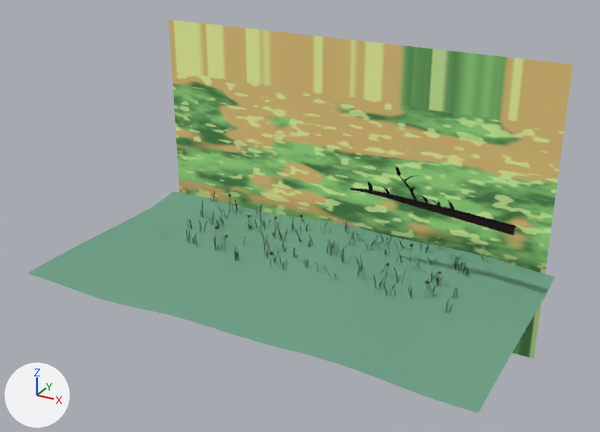
One commit to the glTF model models/habitat-aviary.glb: the scene before it, then after it.
Both versions are drawn from a camera (50 mm lens) standing at (3.75, -6.84, 3.98) and looking at (0.07, -0.15, 0.64). The lights are fixed; the arrows at lower left show +X, +Y and +Z. The picture after the commit comes second. Where no turn or scale is listed for an object, it has been applied to the vertices. Vertices at exactly the same position are counted once.

Names of what the first picture shows: 'Backdrop', 'Branch', 'Grass4', 'Meadow' and 4 more.
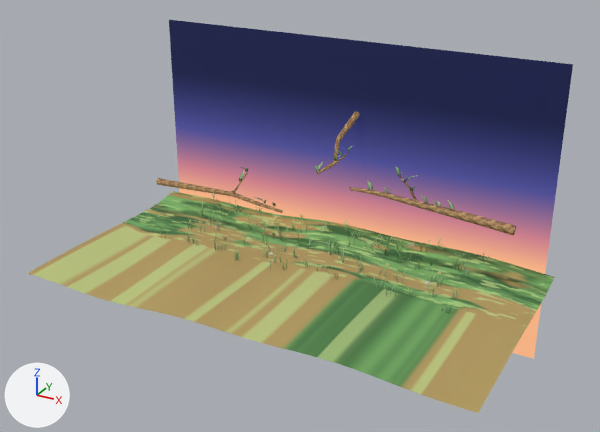
What differs and where, as boxes (x1, y1, x2, y2) in the pictures (600 x 432 px):
'Backdrop', surface changed
    both: (169, 20, 573, 359)
'Meadow', surface changed, reshaped
    both: (28, 191, 555, 413)
'Branch', surface changed
    both: (350, 175, 516, 235)
'BranchLeft', added
    after: (156, 173, 283, 213)
'BranchBack', added
    after: (316, 111, 360, 174)
'LeavesBack', added
    after: (315, 145, 354, 172)
'LeavesLeft', added
    after: (231, 167, 276, 206)

Diff of the bpy script that builds the scene:
```diff
--- a/models/habitat-aviary.glb.py
+++ b/models/habitat-aviary.glb.py
@@ img_image_2 @@
+img_image_2 = load_image('Image_2', '_unpacked/Image_2', 256, 256, 'sRGB')
@@ img_image_5 @@
+img_image_5 = load_image('Image_5', '_unpacked/Image_5', 4, 256, 'sRGB')
@@ mat_backdrop @@
 n2 = _N.new('ShaderNodeTexImage'); n2.name = 'Image Texture'
-n2.image = img_image_0
+n2.image = img_image_5
 n2.extension = 'EXTEND'
@@ mat_turf @@
 mat_turf = principled_material('turf')
-mat_turf.base_color = (0.16, 0.36, 0.25)  # green #6fa289
-mat_turf.roughness = 1.0
+mat_turf.texture = img_image_0
+mat_turf.roughness = 0.98
@@ mat_bark @@
 mat_bark = principled_material('bark')
-mat_bark.base_color = (0.24, 0.17, 0.2)  # grey #86737c
+mat_bark.texture = img_image_2
 mat_bark.roughness = 0.9
@@ me_meadow @@
 # used by ob_meadow; location = (0.0, 0.0, 0.0)
-me_meadow.from_pydata(...)  # 325 vertices, 576 faces; spans x -2.4..2.4, y -1.5..1.0, z -0.04..0.08
+me_meadow.from_pydata(...)  # 629 vertices, 1152 faces; spans x -2.4..2.4, y -1.5..1.0, z -0.04..0.08
+# me_meadow part 1: 260 vertices removed from x -2.4..2.4, y -1.5..1.0, z -0.04..0.08; 564 vertices added at x -2.4..2.4, y -1.5..1.0, z -0.04..0.08
 me_meadow.materials.append(mat_turf)
@@ me_leavesback @@
+me_leavesback.from_pydata(...)  # 56 vertices, 40 faces; spans x -0.184..0.224, y -0.096..0.073, z -0.125..0.199
+me_leavesback.materials.append(mat_leaf)  # picture img_image_3
@@ me_leavesleft @@
+me_leavesleft.from_pydata(...)  # 70 vertices, 50 faces; spans x -0.105..0.502, y -0.159..0.146, z -0.092..0.241
+me_leavesleft.materials.append(mat_leaf)  # picture img_image_3
@@ me_branchback @@
+me_branchback.from_pydata(...)  # 80 vertices, 148 faces; spans x -0.042..0.304, y 0.384..1.005, z 0.886..1.447
+me_branchback.materials.append(mat_bark)  # picture img_image_2
@@ me_branchleft @@
+me_branchleft.from_pydata(...)  # 88 vertices, 164 faces; spans x -2.16..-0.3, y 0.14..0.46, z 0.36..0.78
+me_branchleft.materials.append(mat_bark)  # picture img_image_2
@@ ob_leavesback @@
+ob_leavesback = bpy.data.objects.new('LeavesBack', me_leavesback)
+ob_leavesback.location = (0.12, 0.48, 1.04)
@@ ob_leavesleft @@
+ob_leavesleft = bpy.data.objects.new('LeavesLeft', me_leavesleft)
+ob_leavesleft.location = (-0.9, 0.28, 0.62)
@@ ob_branchback @@
+ob_branchback = bpy.data.objects.new('BranchBack', me_branchback)
+ob_branchback.location = (0.0, 0.0, 0.0)
@@ ob_branchleft @@
+ob_branchleft = bpy.data.objects.new('BranchLeft', me_branchleft)
+ob_branchleft.location = (0.0, 0.0, 0.0)
```
